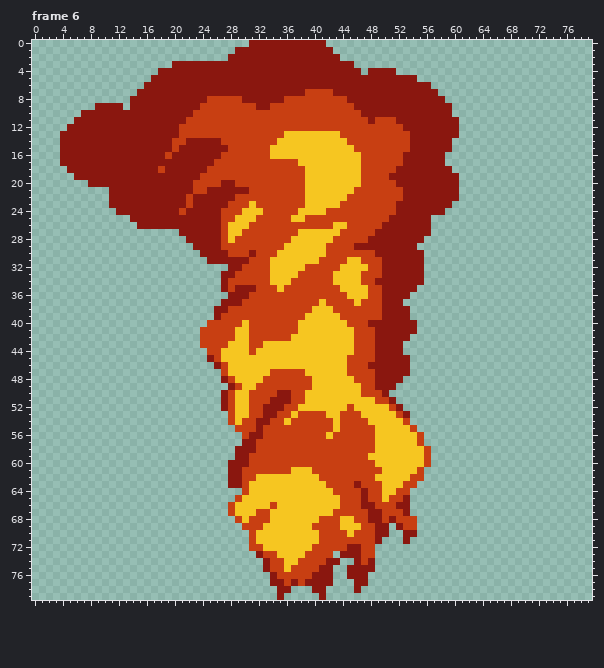
Edited in one commit: pixel-art file (Assets/Art/Sprites/Fireball.aseprite). That is the earlier state.
80x80 pixels, 10 frames. Shown: frame 6. The commit also changed other frames, which this record leaves out.
Now the later version:
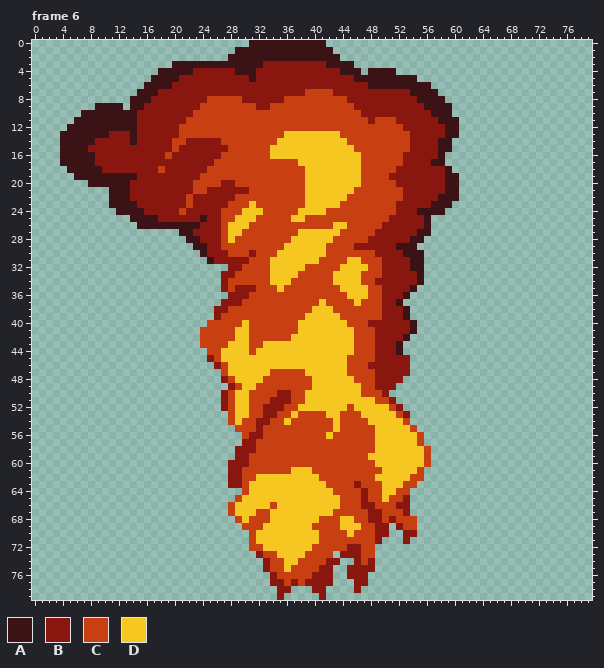
Palette (. is transparent): A #3b1317  B #8a170f  C #c83f12  D #f6c621
From old to new:
layer "Layer 3" added
Changed rows in their new state; - is an unchanged pixel.
Frame 6, layer "Layer 3":
first column x 4:
 0 ---------------------------AAAAAAAAAAA-------------------
 1 -------------------------AAAAAAAAAAAAAA------------------
 2 ------------------------AAAAAAAAAAAAAAAA-----------------
 3 ----------------AAAAAAAAAAAAA---------AAAA---------------
 4 --------------AAAAA------AAA------------AAA-AAAA---------
 5 -------------AAAA----------A--------------AAAAAAAAA------
 6 ------------AAAA----------------------------AAAAAAAAA----
 7 -----------AAA------------------------------------AAAA---
 8 ----------AAA--------------------------------------AAAA--
 9 -----AAAA-AA----------------------------------------AAAA-
10 ---AAAAAAAA------------------------------------------AAA-
11 --AAAAAAAAA-------------------------------------------AAA
12 -AAAAAAAAAA--------------------------------------------AA
13 AAAAAAA---A--------------------------------------------AA
14 AAAAA-----A-------------------------------------------AA-
15 AAAA--------------------------------------------------AA-
16 AAAAA-------------------------------------------------A--
17 AAAAA------------------------------------------------AA--
18 -AAAAA-------------------------------------------------A-
19 --AAAAAAAAA--------------------------------------------AA
20 ----AAAAAA---------------------------------------------AA
21 -------AAA---------------------------------------------AA
22 -------AAA--------------------------------------------AAA
23 -------AAAA------------------------------------------AAA-
24 --------AAAA---------------------------------------AAAA--
25 ----------AAAA------A-------------------------------A----
26 -----------AAAAAAAAA--------------------------------A----
27 -----------------AA--------------------------------AA----
28 ------------------AA------------------------------AA-----
29 -------------------AA---------------------------AAA------
30 --------------------A----------------------------AAA-----
31 ---------------------A----------------------------AA-----
32 --------------------------------------------------AA-----
33 ---------------------------------------------------A-----
34 ---------------------------------------------------A-----
35 --------------------------------------------------A------
36 -------------------------------------------------A-------
37 ------------------------------------------------A--------
38 -------------------------------------------------A-------
39 -------------------------------------------------A-------
40 --------------------------------------------------A------
41 --------------------------------------------------A------
42 -------------------------------------------------A-------
43 ------------------------------------------------A--------
44 ------------------------------------------------A--------
